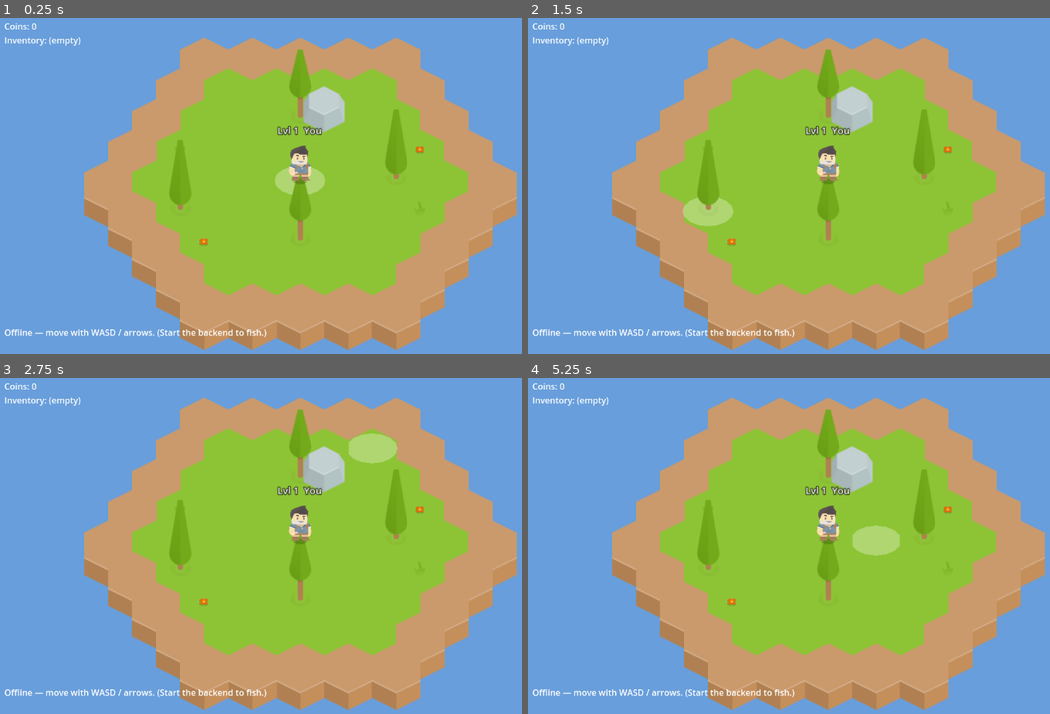
Above: before the commit, frames 1-4 (two rows, left to right).
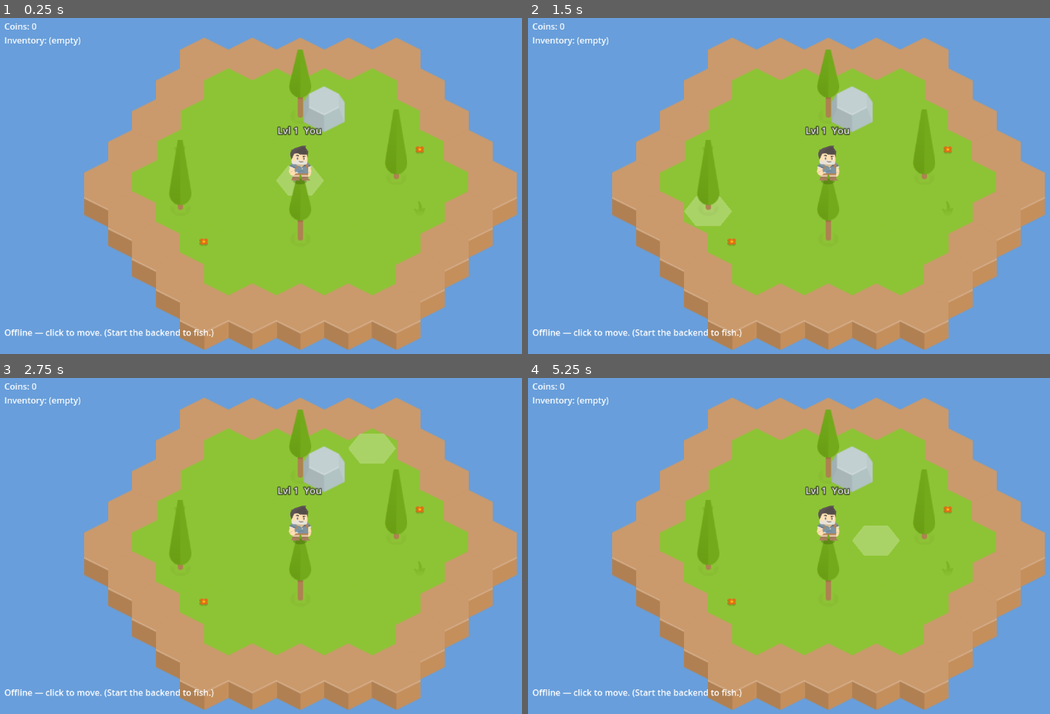
Above: after the commit, the same moments.

Repository: ClaudeDevs/SkyNomads
Game: Godot game, scene res://scenes/world.tscn
The game is run twice, just before and just after one commit, with the same random seed, the same clock (stepped at 60 frames per second) and the same inputs.
Inputs (mouse positions are in pixels of both pictures, inside the frame that each line leads up to):
- Up to frame 1 (0.25 s): no input
- Up to frame 2 (1.5 s): tap Enter at 0.5, 1.25 s; move the mouse to (961, 162) at 0.52 s; tap E (interact) at 0.6 s; click (961, 162) at 0.67 s; move the mouse to (705, 199) at 1.27 s; tap B at 1.35 s; click (705, 199) at 1.42 s
- Up to frame 3 (2.75 s): tap Enter at 2 s; move the mouse to (360, 465) at 2.02 s; tap 1 at 2.1 s; click (360, 465) at 2.17 s
- Up to frame 4 (5.25 s): tap Enter at 2.75, 3.5, 4.25 s; move the mouse to (799, 609) at 2.77 s; tap 2 at 2.85 s; click (799, 609) at 2.92 s; move the mouse to (1013, 593) at 3.52 s; tap E (interact) at 3.6 s; click (1013, 593) at 3.67 s; move the mouse to (642, 488) at 4.27 s; tap B at 4.35 s; click (642, 488) at 4.42 s; move the mouse to (856, 539) at 5.02 s; tap 1 at 5.1 s; click (856, 539) at 5.17 s

The runs differ from the first frame. In frame 1, 0.6% of the frame differs, in the area x 8-63%, y 43-95%; in frame 2, 0.6%; in frame 3, 0.6%, in the area x 8-77%, y 16-95%; in frame 4, 0.6%.

Commit message:
Add files via upload

Diff:
--- a/client/scripts/bootstrap.gd
+++ b/client/scripts/bootstrap.gd
@@ -20,15 +20,15 @@
 func _connect() -> void:
 	var connected: bool = await NetworkManager.connect_to_server()
 	if not connected:
-		_status.text = "Offline — move with WASD / arrows. (Start the backend to fish.)"
+		_status.text = "Offline — click to move. (Start the backend to fish.)"
 		return
 
-	var joined: bool = await NetworkManager.join_world()
+	var joined: bool = await NetworkManager.join_island()
 	if not joined:
 		_status.text = "Connected, but couldn't join the world."
 		return
 
-	_status.text = "Online — walk to a green node and press E to gather."
+	_status.text = "Online — click to move. Press B for build mode."
 
 
 func _on_status_changed(text: String) -> void:
--- a/client/scripts/entities/player.gd
+++ b/client/scripts/entities/player.gd
@@ -35,8 +35,6 @@
 
 var build_mode := false
 var build_item := "tree"
-
-@onready var _anim := $AnimatedSprite2D
 
 
 func _ready() -> void:
--- a/client/scripts/systems/iso_ground.gd
+++ b/client/scripts/systems/iso_ground.gd
@@ -61,6 +61,10 @@
 	if h != hovered_hex:
 		hovered_hex = h
 		queue_redraw()
+		# Clamp: only highlight if within island radius
+		var d := (absi(h.x) + absi(h.y) + absi(h.x + h.y)) / 2
+		if d > radius:
+			hovered_hex = Vector2i(999, 999)
 
 func _load(path: String) -> Texture2D:
 	if ResourceLoader.exists(path):
@@ -68,11 +72,12 @@
 	return null
 
 func hex_to_screen(q: int, r: int) -> Vector2:
-	return _hex_to_screen(q, r)
+	return _hex_to_screen(q, r) + global_position
 
-func screen_to_hex(pos: Vector2) -> Vector2i:
-	var x := pos.x / tile_scale
-	var y := pos.y / tile_scale
+func screen_to_hex(screen_pos: Vector2) -> Vector2i:
+	var local_pos := screen_pos - global_position
+	var x := local_pos.x / tile_scale
+	var y := local_pos.y / tile_scale
 
 	var r_f := y / E2_Y
 	var q_f := (x - E2_X * r_f) / E1_X
@@ -115,17 +120,29 @@
 		_draw_tile(tex, pos)
 
 		if c == target_hex:
-			draw_colored_polygon(_ellipse(pos, 34.0 * tile_scale, 20.0 * tile_scale), Color(1.0, 1.0, 0.0, 0.4))
+			draw_colored_polygon(_hex_polygon(pos), Color(1.0, 1.0, 0.0, 0.35))
 		elif c == hovered_hex:
-			draw_colored_polygon(_ellipse(pos, 34.0 * tile_scale, 20.0 * tile_scale), Color(1.0, 1.0, 1.0, 0.3))
+			draw_colored_polygon(_hex_polygon(pos), Color(1.0, 1.0, 1.0, 0.25))
 
 	_draw_props()
 
-func _ellipse(center: Vector2, rx: float, ry: float) -> PackedVector2Array:
+## Build the 6-point isometric hex shape that matches the top face of our tiles.
+func _hex_polygon(center: Vector2) -> PackedVector2Array:
 	var pts := PackedVector2Array()
-	for i in 16:
-		var a := TAU * i / 16.0
-		pts.append(center + Vector2(cos(a) * rx, sin(a) * ry))
+	# The top face of each 65x89 hex tile is roughly a flattened hexagon.
+	# These offsets were measured from the Kenney tile geometry:
+	#   width = E1_X = 64, half = 32
+	#   height = |E2_Y| = 41, half ≈ 20
+	#   The hex has a pointy-left/right shape in iso view.
+	var hw := 32.0 * tile_scale  # half-width
+	var hh := 20.0 * tile_scale  # half-height
+	var indent := 16.0 * tile_scale  # horizontal indent at top/bottom
+	pts.append(center + Vector2(-hw, 0))          # left
+	pts.append(center + Vector2(-indent, -hh))    # top-left
+	pts.append(center + Vector2(indent, -hh))     # top-right
+	pts.append(center + Vector2(hw, 0))            # right
+	pts.append(center + Vector2(indent, hh))       # bottom-right
+	pts.append(center + Vector2(-indent, hh))      # bottom-left
 	return pts
 
 func _draw_tile(tex: Texture2D, pos: Vector2, modulate: Color = Color.WHITE) -> void:
